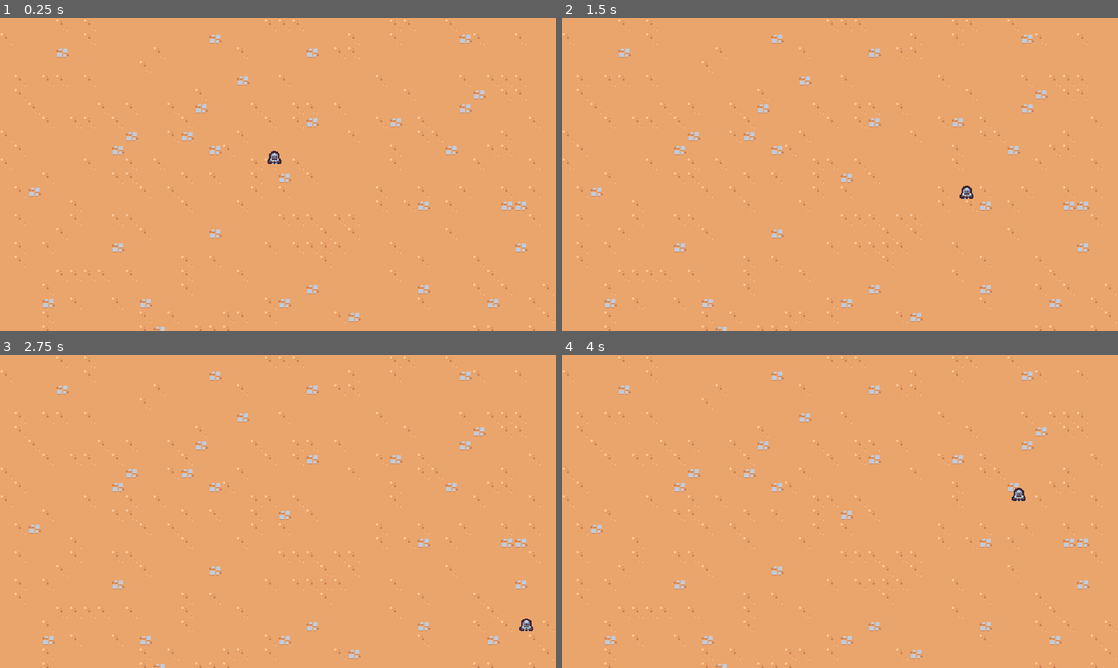
Above: before the commit, frames 1-4 (two rows, left to right).
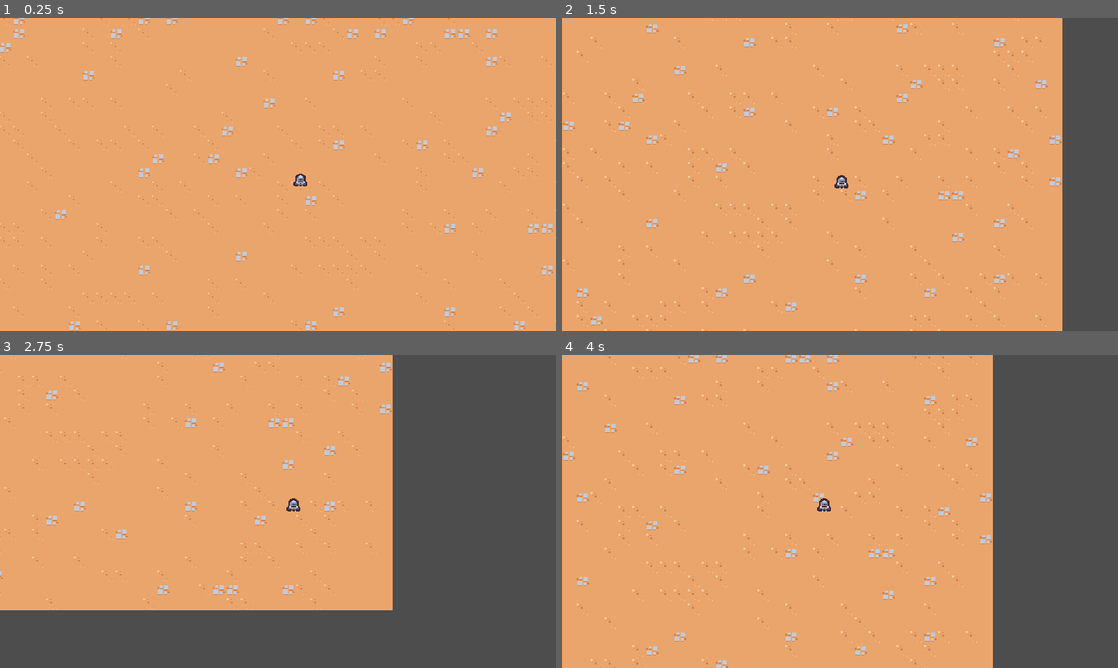
Above: after the commit, the same moments.

Repository: exglegaming/survivors-course
Game: Godot game, scene res://scenes/main/main.tscn
Same seed, same stepped clock (60 frames per second), same inputs: the game is played once before the commit and once after it.
Inputs:
- Up to frame 1 (0.25 s): no input
- Up to frame 2 (1.5 s): hold D (move_right) 0.53-1.28 s; hold S (move_down) from 1.28 s (still down)
- Up to frame 3 (2.75 s): release S (move_down) at 2.03 s; hold D (move_right) from 2.03 s (still down)
- Up to frame 4 (4 s): release D (move_right) at 2.78 s; hold W (move_up) 2.78-3.53 s; hold A (move_left) from 3.53 s (still down)

The runs differ from the first frame. In frame 1, 4.7% of the frame differs, in the area x 0-100%, y 0-100%; in frame 2, 15%; in frame 3, 45%; in frame 4, 26%.

Commit message:
game camera

Diff:
--- a/project.godot
+++ b/project.godot
@@ -36,6 +36,10 @@
 "res://scripts/": "orange"
 }
 
+[global_group]
+
+player=""
+
 [input]
 
 move_left={
--- /dev/null
+++ b/scenes/game_camera/game_camera.tscn
@@ -0,0 +1,6 @@
+[gd_scene format=3 uid="uid://mffpdhn2qnda"]
+
+[ext_resource type="Script" uid="uid://dpvlwd3lg2geo" path="res://scripts/game_camera/game_camera.gd" id="1_17y56"]
+
+[node name="GameCamera" type="Camera2D" unique_id=1627807066]
+script = ExtResource("1_17y56")
--- a/scenes/main/main.tscn
+++ b/scenes/main/main.tscn
@@ -2,6 +2,7 @@
 
 [ext_resource type="PackedScene" uid="uid://bwih6ucg3wo4u" path="res://scenes/player/player.tscn" id="1_hyk8p"]
 [ext_resource type="Texture2D" uid="uid://cskquh74cuopt" path="res://assets/environment/tilemap_packed.png" id="1_iuonh"]
+[ext_resource type="PackedScene" uid="uid://mffpdhn2qnda" path="res://scenes/game_camera/game_camera.tscn" id="3_k2fmo"]
 
 [sub_resource type="TileSetAtlasSource" id="TileSetAtlasSource_k2fmo"]
 texture = ExtResource("1_iuonh")
@@ -49,6 +50,8 @@
 
 [node name="Main" type="Node" unique_id=92906700]
 
+[node name="GameCamera" parent="." unique_id=1627807066 instance=ExtResource("3_k2fmo")]
+
 [node name="TileMapLayer" type="TileMapLayer" parent="." unique_id=1754120177]
 tile_map_data = PackedByteArray("AAApABcAAAAAAAQAAAApABYAAAAAAAQAAAApABUAAAAAAAQAAAApABQAAAAAAAQAAAApABMAAAABAAQAAAApAB …(25520 unchanged characters)…
 tile_set = SubResource("TileSet_hyk8p")
--- a/scenes/player/player.tscn
+++ b/scenes/player/player.tscn
@@ -6,7 +6,7 @@
 [sub_resource type="CircleShape2D" id="CircleShape2D_8afob"]
 radius = 5.0
 
-[node name="Player" type="CharacterBody2D" unique_id=407612415]
+[node name="Player" type="CharacterBody2D" unique_id=407612415 groups=["player"]]
 script = ExtResource("1_dovo2")
 
 [node name="Sprite2D" type="Sprite2D" parent="." unique_id=1293762126]
--- /dev/null
+++ b/scripts/game_camera/game_camera.gd
@@ -0,0 +1,20 @@
+extends Camera2D
+
+
+var target_position: Vector2 = Vector2.ZERO
+
+
+func _ready() -> void:
+	make_current()
+
+
+func _process(delta: float) -> void:
+	acquire_target()
+	global_position = global_position.lerp(target_position, 1.0 - exp(-delta * 10))
+
+
+func acquire_target() -> void:
+	var player_nodes: Array[Node] = get_tree().get_nodes_in_group("player")
+	if player_nodes.size() > 0:
+		var player: Player = player_nodes[0]
+		target_position = player.global_position
Not shown, added: scripts/game_camera/game_camera.gd.uid
